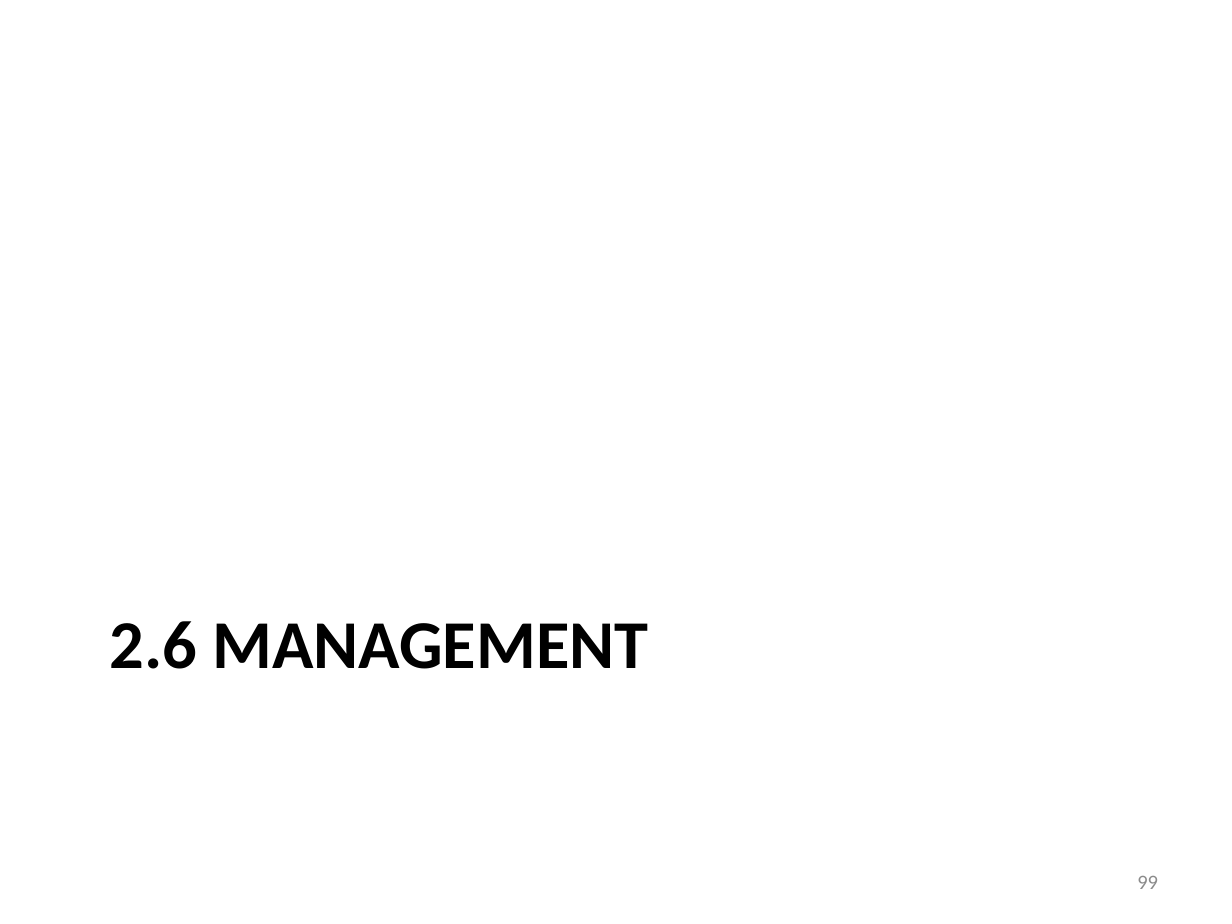
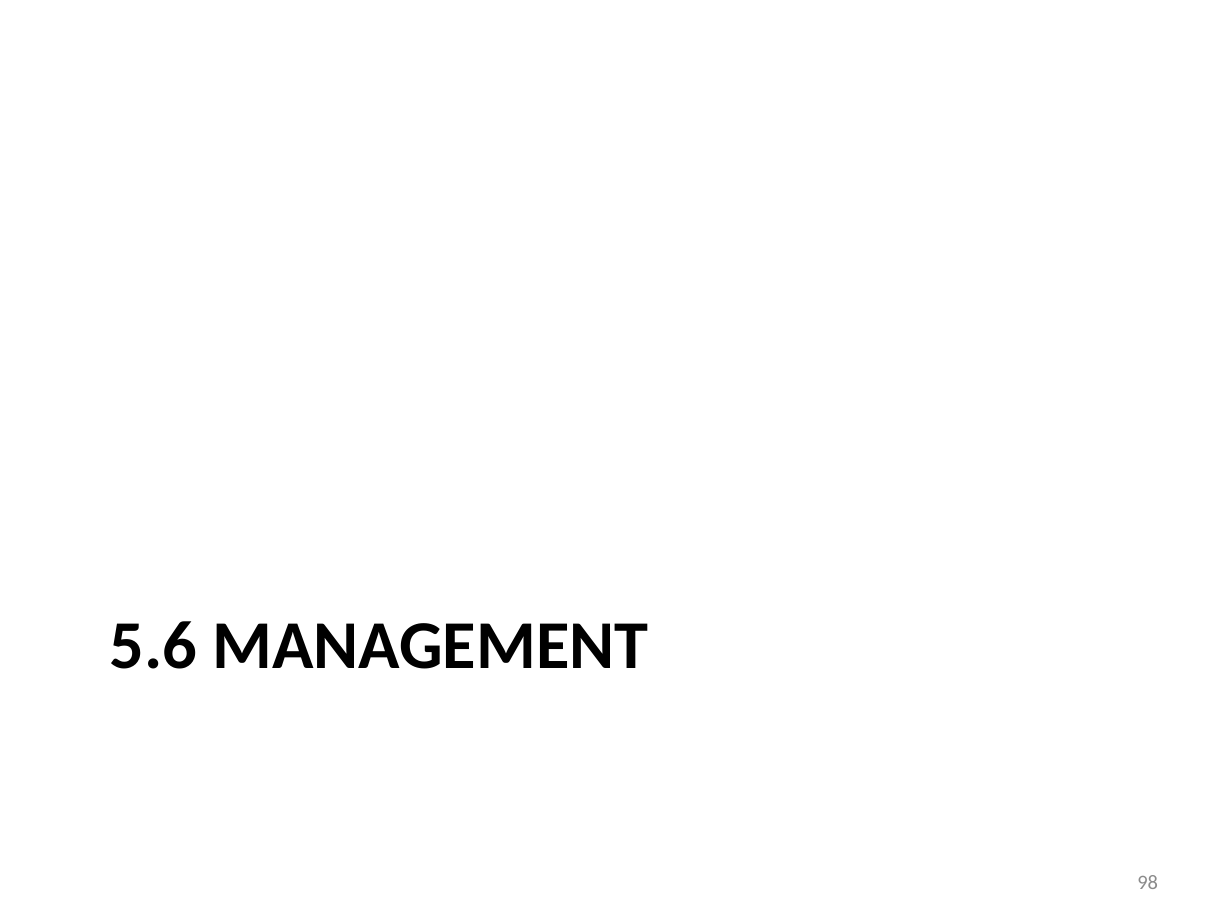
Before and after one commit to iancooper/Presentations, a slide deck: slide 98 of Practical Messaging - Day 1 - New.pptx (slide 99 before the commit). Drawn at 1232x924 pixels with LibreOffice and Linux fonts; fonts in the diff are those of the drawing. Boxes give left, top, right and bottom in pixels: in the first picture for what was removed or moved away, otherwise in the second. Text is boxed around its words. In the diff, an @@ line names an element or a change of style, - is before the commit and + after.

```diff
--- a/Practical Messaging - Day 1 - New.pptx
+++ b/Practical Messaging - Day 1 - New.pptx
@@ title at <box>110,621,649,669</box>: text changed @@
-2.6 MANAGEMENT
+5.6 MANAGEMENT
@@ page number at <box>1137,875,1158,889</box>: text changed @@
-99
+98
```
Also in this commit, not shown: 9 other slides changed, 6 slides added, 7 slides removed.
